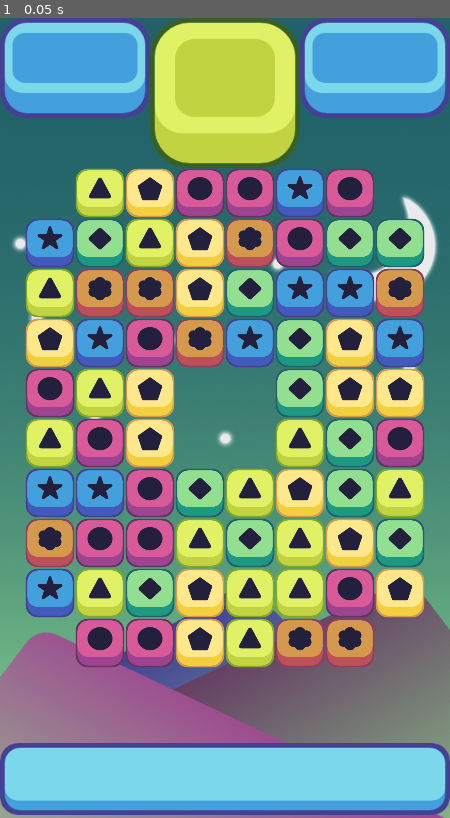
Above: before the commit, frame 1.
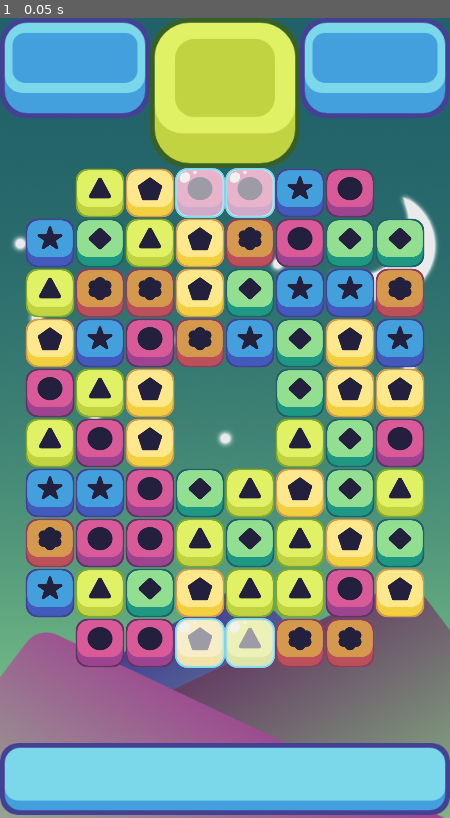
Above: after the commit, the same moment.

Repository: gonzalojs/Match3_Godot
Game: Godot game, scene res://Scenes/game_window.tscn
The game is run twice, just before and just after one commit, with the same random seed, the same clock (stepped at 60 frames per second) and the same inputs.
Inputs:
- Up to frame 1 (0.05 s): no input

The runs differ from the first frame. In frame 1, 2.6% of the frame differs, in the area x 38-62%, y 18-82%.

Commit message:
ice pieces ready

Diff:
--- a/Scenes/game_window.tscn
+++ b/Scenes/game_window.tscn
@@ -1,9 +1,10 @@
-[gd_scene load_steps=5 format=2]
+[gd_scene load_steps=6 format=2]
 
 [ext_resource path="res://art/background 2.png" type="Texture" id=1]
 [ext_resource path="res://art/Top UI v 2.png" type="Texture" id=2]
 [ext_resource path="res://art/Bottom UI v 2.png" type="Texture" id=3]
 [ext_resource path="res://Scripts/grid.gd" type="Script" id=4]
+[ext_resource path="res://Scripts/ice_holder.gd" type="Script" id=5]
 
 [node name="game_window" type="Node2D"]
 
@@ -32,6 +33,10 @@
 offset = 64
 y_offset = 2
 empty_spaces = PoolVector2Array( 0, 0, 7, 0, 0, 9, 7, 9, 3, 4, 4, 4, 3, 5, 4, 5 )
+ice_spaces = PoolVector2Array( 3, 0, 4, 0, 3, 9, 4, 9 )
+
+[node name="ice_holder" type="Node2D" parent="."]
+script = ExtResource( 5 )
 
 [node name="destroy_timer" type="Timer" parent="."]
 wait_time = 0.2
@@ -44,6 +49,8 @@
 [node name="refill_timer" type="Timer" parent="."]
 wait_time = 0.2
 one_shot = true
+[connection signal="damage_ice" from="grid" to="ice_holder" method="_on_grid_damage_ice"]
+[connection signal="make_ice" from="grid" to="ice_holder" method="_on_grid_make_ice"]
 [connection signal="timeout" from="destroy_timer" to="grid" method="_on_destroy_timer_timeout"]
 [connection signal="timeout" from="collapse_timer" to="grid" method="_on_collapse_timer_timeout"]
 [connection signal="timeout" from="refill_timer" to="grid" method="_on_refill_timer_timeout"]
--- a/Scenes/ice.tscn
+++ b/Scenes/ice.tscn
@@ -7,4 +7,5 @@
 script = ExtResource( 1 )
 
 [node name="Sprite" type="Sprite" parent="."]
+scale = Vector2( 0.5, 0.5 )
 texture = ExtResource( 2 )
--- a/Scripts/grid.gd
+++ b/Scripts/grid.gd
@@ -15,6 +15,11 @@
 
 # Obstacle Stuff
 export (PoolVector2Array) var empty_spaces
+export (PoolVector2Array) var ice_spaces
+
+# Obstacle Signams
+signal make_ice
+signal damage_ice
 
 # The piece array
 var possible_pieces = [
@@ -49,7 +54,7 @@
 	randomize()
 	all_pieces = make_2d_array()
 	spawn_pieces()
-	# Replace with function body.
+	spawn_ice()
 
 func restricted_movement(place):
 	# Check empty pieces
@@ -82,6 +87,10 @@
 				add_child(piece)
 				piece.position = grid_to_pixel(i, j)
 				all_pieces[i][j] = piece
+
+func spawn_ice():
+	for i in ice_spaces.size():
+		emit_signal("make_ice", ice_spaces[i])
 
 func match_at(i, j, color):
 	if i > 1:
@@ -201,6 +210,7 @@
 		for j in height:
 			if all_pieces[i][j] != null:
 				if all_pieces[i][j].matched:
+					emit_signal("damage_ice", Vector2(i, j))
 					was_matched = true
 					all_pieces[i][j].queue_free()
 					all_pieces[i][j] = null
--- /dev/null
+++ b/Scripts/ice_holder.gd
@@ -0,0 +1,39 @@
+extends Node2D
+
+var ice_pieces = []
+var width = 8
+var height = 10
+var ice = preload("res://Scenes/ice.tscn")
+
+# Called when the node enters the scene tree for the first time.
+func _ready():
+	pass
+
+func make_2d_array():
+	var array = []
+	for i in width:
+		array.append([])
+		for j in height:
+			array[i].append(null)
+	return array
+
+# Called every frame. 'delta' is the elapsed time since the previous frame.
+#func _process(delta):
+#	pass
+
+
+func _on_grid_make_ice(board_position):
+	if ice_pieces.size() == 0:
+		ice_pieces = make_2d_array()
+	var current = ice.instance()
+	add_child(current)
+	current.position = Vector2(board_position.x * 64 + 64, - board_position.y * 64 + 800)
+	ice_pieces[board_position.x][board_position.y] = current
+
+
+func _on_grid_damage_ice(board_position):
+	if ice_pieces[board_position.x][board_position.y] != null:
+		ice_pieces[board_position.x][board_position.y].take_damage(1)
+		if ice_pieces[board_position.x][board_position.y].health <= 0:
+			ice_pieces[board_position.x][board_position.y].queue_free()
+			ice_pieces[board_position.x][board_position.y] = null
